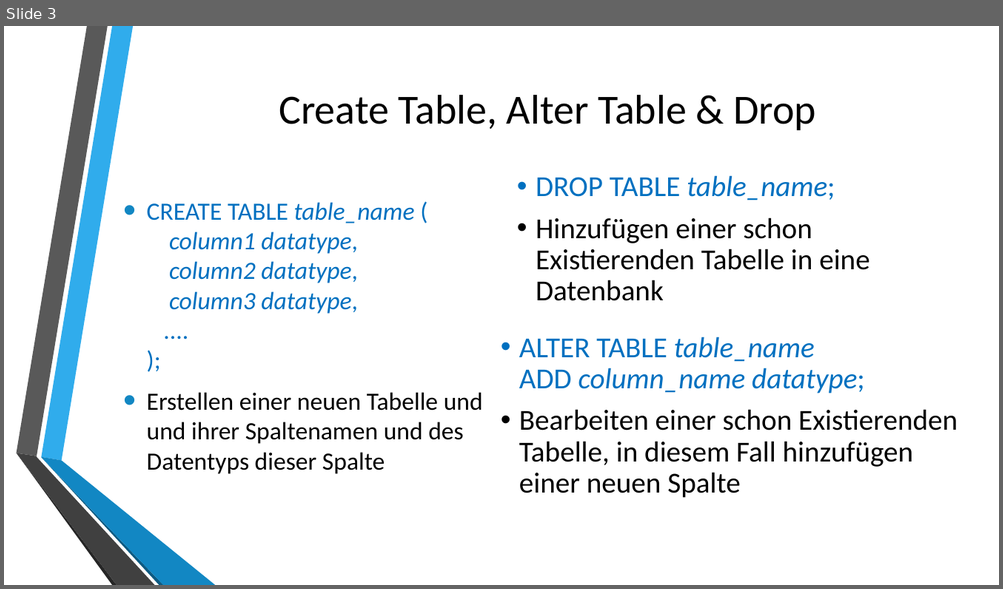
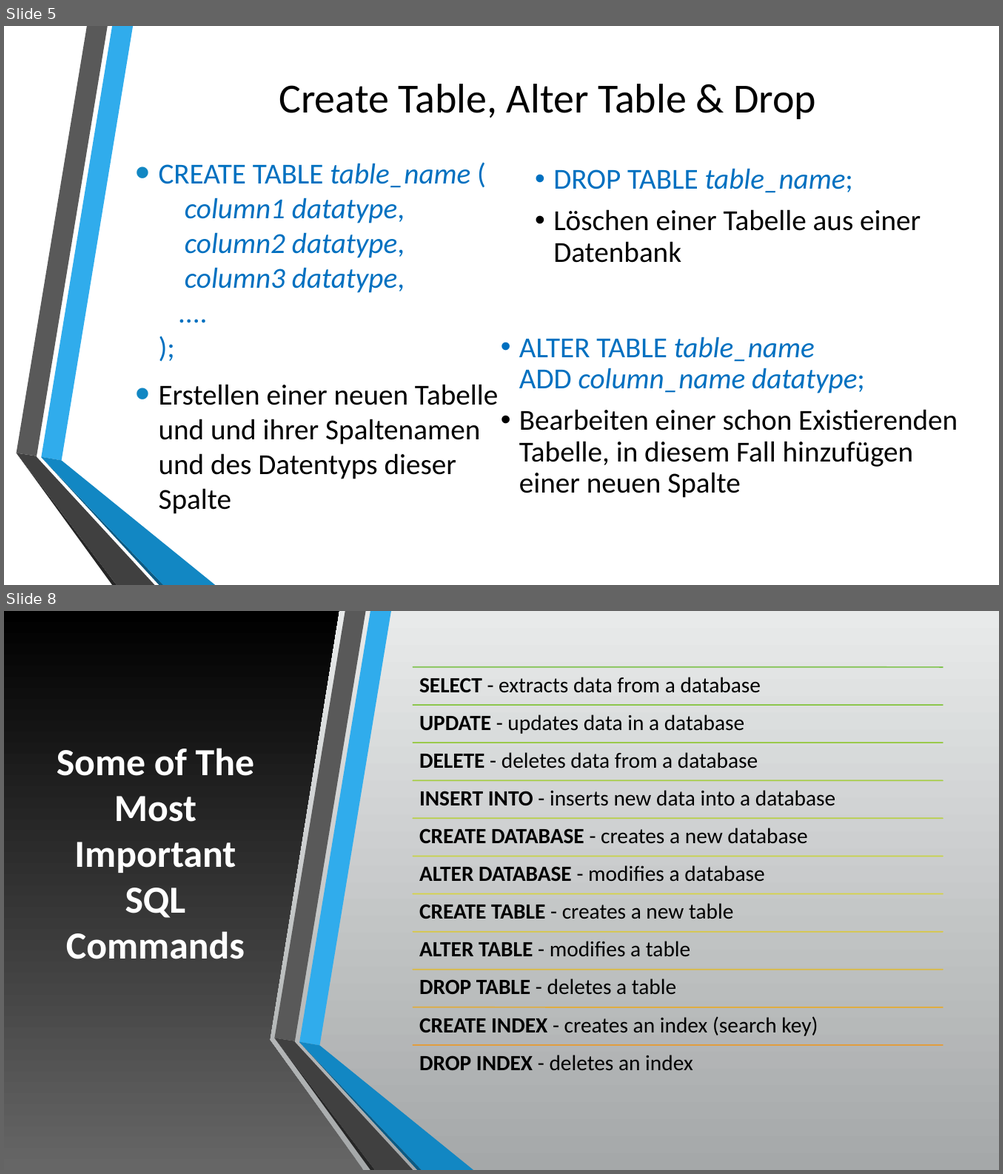
Before and after one commit to johzip/SQL_Presentation, a slide deck: Presentation.pptx. Shown one above the other, each under a label of ours: slide 3 before the commit, slides 5 and 8 after it; the slides between them are not shown. The pictures are 1003x589 and 1003x1174 pixels, drawn with LibreOffice and Linux fonts; fonts in the diff are those of the drawing; background and template pictures are left out. Boxes give left, top, right and bottom in pixels: in the first picture for what was removed or moved away, otherwise in the second. Text is boxed around its words. In the diff, an @@ line names an element or a change of style, - is before the commit and + after.

```diff
--- a/Presentation.pptx
+++ b/Presentation.pptx
@@ slide 8 added at [4, 611, 999, 1170], background gradient #E9EAEB to #A5A8A9; not listed: 6 template elements that a slide beside it also shows @@
@@ rectangle added at [4, 611, 999, 1170], fill gradient #E9EAEB to #A5A8A9 @@
@@ freeform shape added at [4, 611, 364, 1170], fill gradient #676767 to #000000 @@
@@ title added at [57, 748, 254, 960], 37 pt, text #FFFFFF, bold @@
+Some of The Most Important SQL Commands
@@ group added at [275, 611, 473, 1170]: 6 freeform shapes @@
@@ group added at [413, 667, 942, 1071]: 11 lines, 11 texts @@
+SELECT - extracts data from a database
+UPDATE - updates data in a database
+DELETE - deletes data from a database
+INSERT INTO - inserts new data into a database
+CREATE DATABASE - creates a new database
+ALTER DATABASE - modifies a database
+CREATE TABLE - creates a new table
+ALTER TABLE - modifies a table
+DROP TABLE - deletes a table
+CREATE INDEX - creates an index (search key)
+DROP INDEX - deletes an index
@@ what was slide 3 is now slide 5 @@
@@ slide 5 changed as well @@
@@ title "Create Table, Alter Table & ...": place and size @@
-title "Create Table, Alter Table & ..." at [279, 95, 816, 130]
+title "Create Table, Alter Table & ..." at [279, 84, 816, 119]
@@ text "CREATE TABLE table_name ( column1 ...": place and size @@
-text "CREATE TABLE table_name ( column1 ..." at [147, 202, 483, 474]
+text "CREATE TABLE table_name ( column1 ..." at [159, 163, 498, 514]
@@ text "CREATE TABLE table_name ( column1 ..." at [159, 163, 498, 514]: size 24 to 28 pt @@
@@ text "DROP TABLE table_name;": place and size @@
-text "DROP TABLE table_name;" at [535, 175, 869, 301]
+text "DROP TABLE table_name;" at [553, 168, 920, 263]
@@ text at [553, 210, 920, 263]: text changed @@
-• Hinzufügen einer schon Existierenden Tabelle in eine Datenbank
+• Löschen einer Tabelle aus einer Datenbank
```
Also in this commit, not shown: 3 other slides changed, 10 other slides added, 2 slides removed, 8 other files.
